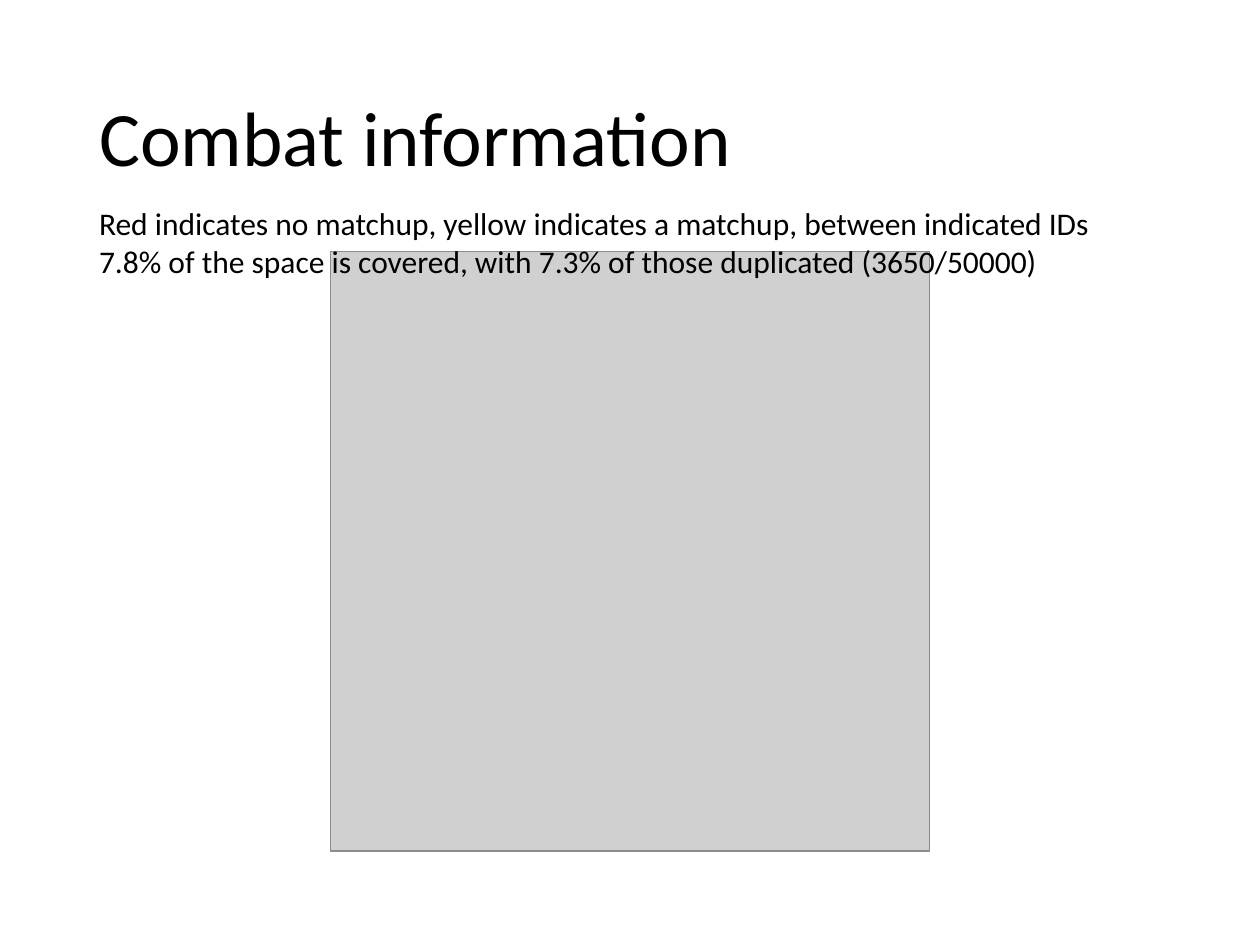
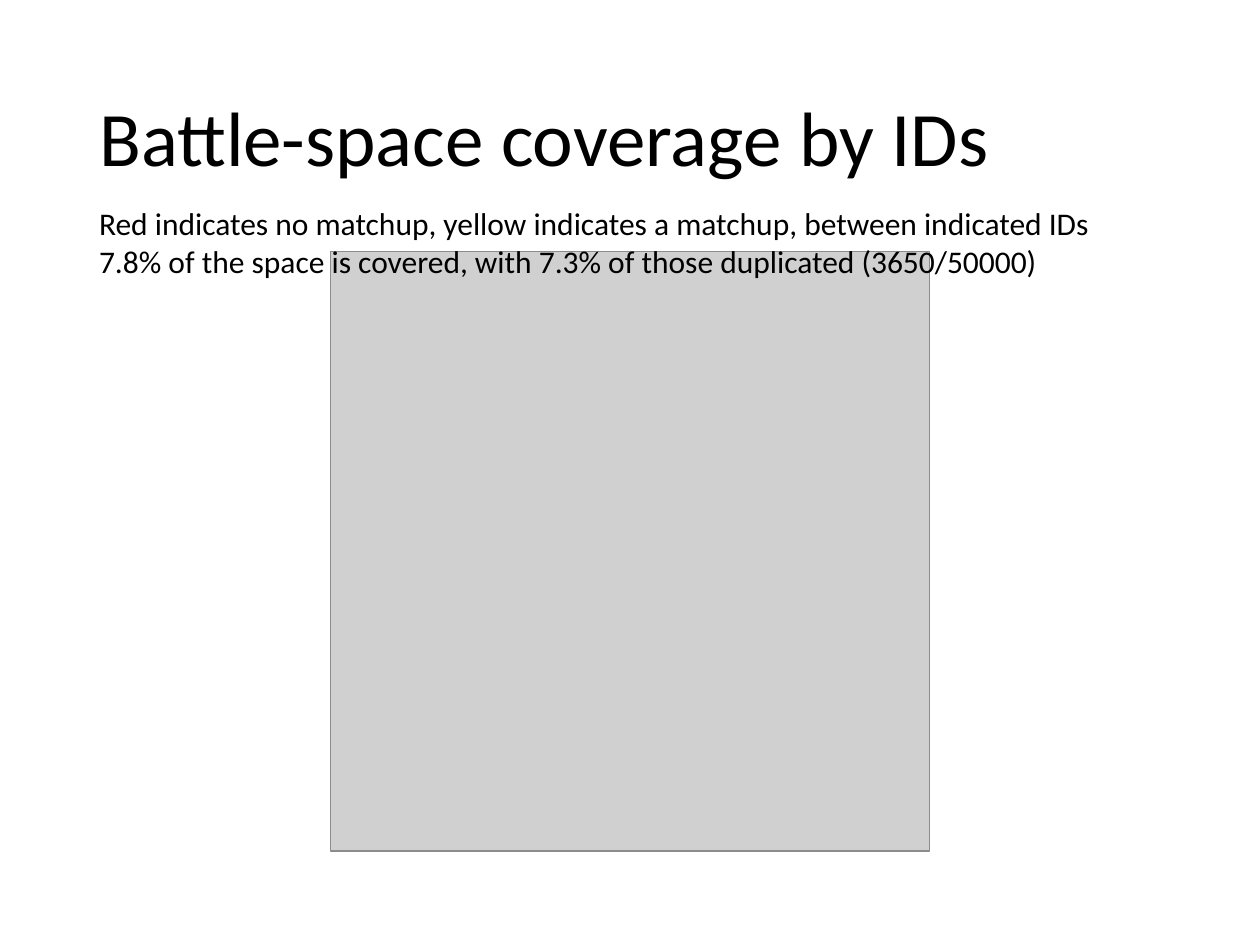
Before and after one commit to wwarriner/pokemon_battles, a slide deck: slide 16 of summary.pptx (slide 11 before the commit). Drawn at 1260x945 pixels with LibreOffice and Linux fonts; fonts in the diff are those of the drawing; grey boxes stand for pictures. Boxes give left, top, right and bottom in pixels: in the first picture for what was removed or moved away, otherwise in the second. Text is boxed around its words. In the diff, an @@ line names an element or a change of style, - is before the commit and + after.

```diff
--- a/summary.pptx
+++ b/summary.pptx
@@ title at [99, 112, 988, 180]: text changed @@
-Combat information
+Battle-space coverage by IDs
```
Also in this commit, not shown: 12 other slides changed, 8 slides added, 3 slides removed, 9 other files.
